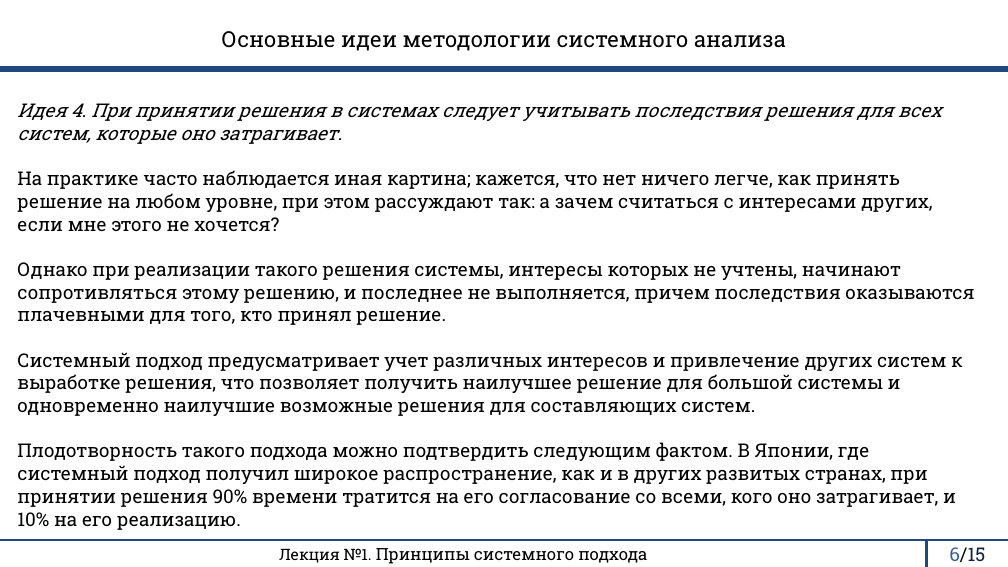
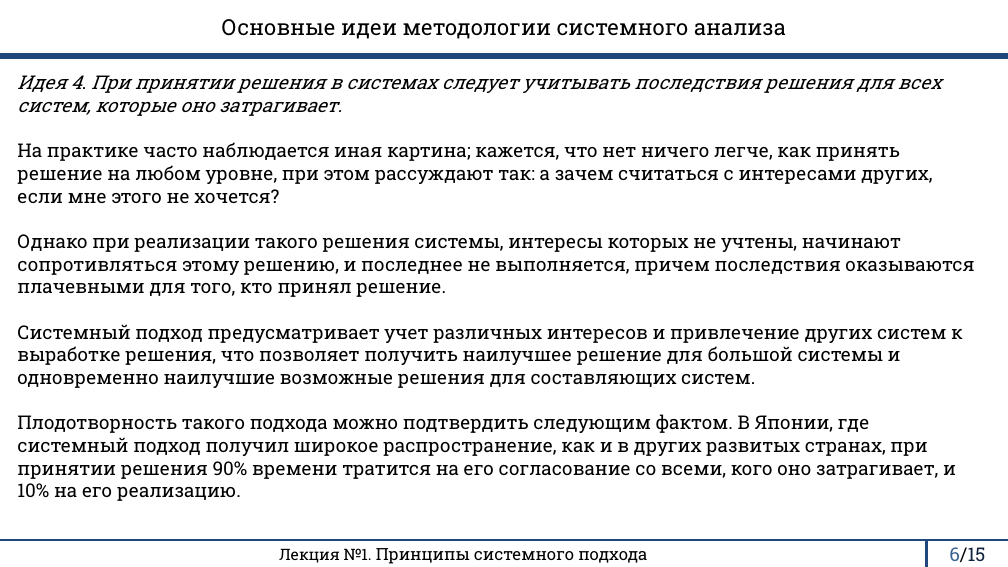
Before and after one commit to rustam-mansurov/cats, a slide deck: slide 6 of Лекции/ОСА/ОСА 1 лекция.pptx. Drawn at 1008x567 pixels with LibreOffice and Linux fonts; fonts in the diff are those of the drawing. Boxes give left, top, right and bottom in pixels: in the first picture for what was removed or moved away, otherwise in the second. Text is boxed around its words. In the diff, an @@ line names an element or a change of style, - is before the commit and + after.

```diff
--- a/Лекции/ОСА/ОСА 1 лекция.pptx
+++ b/Лекции/ОСА/ОСА 1 лекция.pptx
@@ text "Основные идеи методологии системного анализа": place and size @@
-text "Основные идеи методологии системного анализа" at [222,31,786,51]
+text "Основные идеи методологии системного анализа" at [222,19,786,39]
@@ line moved from (0, 70) - (1008, 70) to (0, 56) - (1008, 56) @@
@@ title "Идея 4. При принятии решения ...": place and size @@
-title "Идея 4. При принятии решения ..." at [17,103,974,507]
+title "Идея 4. При принятии решения ..." at [17,75,974,479]
```
Also in this commit, not shown: 6 other slides changed, 5 other files.
